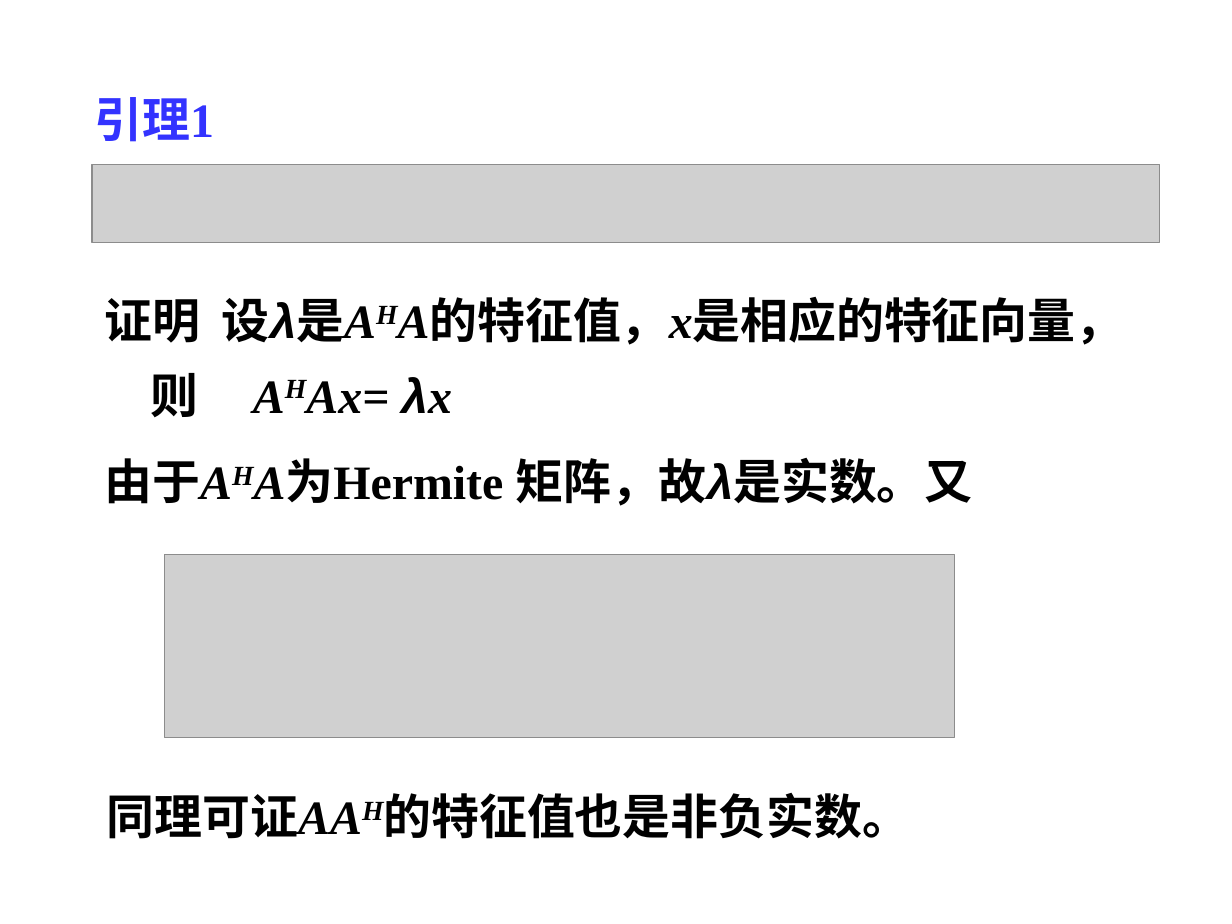
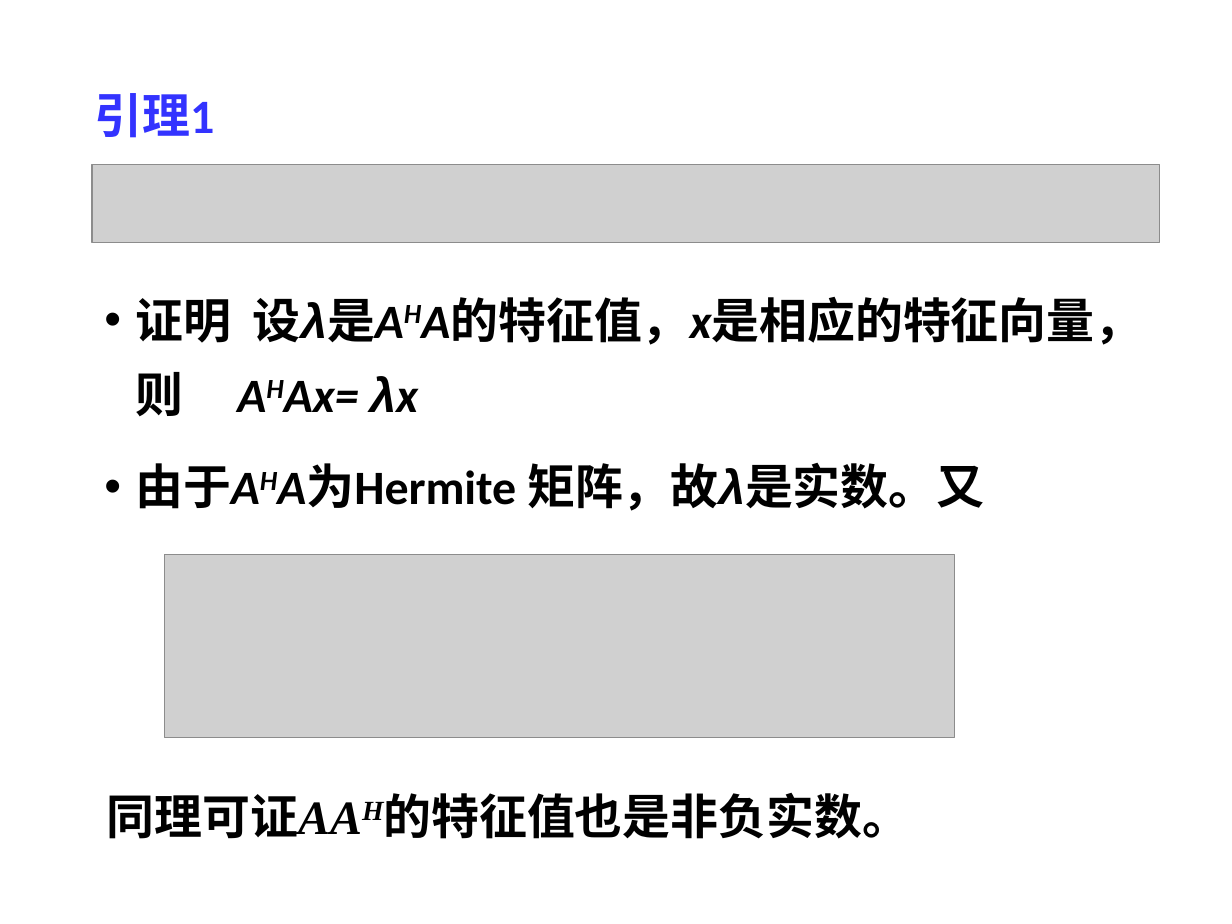
Before and after one commit to wykxwyc/wykxwyc_test, a slide deck: slide 2 of files/奇异值分解及应用.ppt. Drawn at 1232x924 pixels with LibreOffice and Linux fonts; fonts in the diff are those of the drawing; grey boxes stand for pictures; background and template pictures are left out. Boxes give left, top, right and bottom in pixels: in the first picture for what was removed or moved away, otherwise in the second. Text is boxed around its words. In the diff, an @@ line names an element or a change of style, - is before the commit and + after.

```diff
--- a/files/奇异值分解及应用.ppt
+++ b/files/奇异值分解及应用.ppt
@@ title "引理1" at [94, 93, 214, 138]: font Times New Roman to Calibri; line spacing 1 to 0.9 @@
@@ text "证明 设λ是AHA的特征值，x是相应的特征向量，则 AHAx= λx" at [135, 297, 1142, 511]: font Times New Roman to Calibri; bullet none to •; more space between paragraphs @@
```
Also in this commit, not shown: 16 other slides changed, 3 other files.
